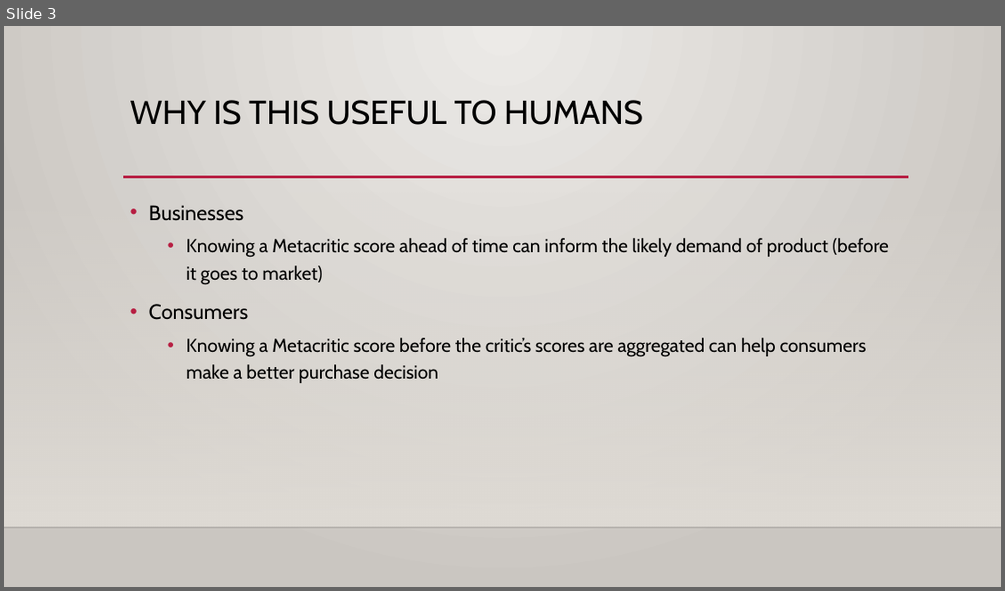
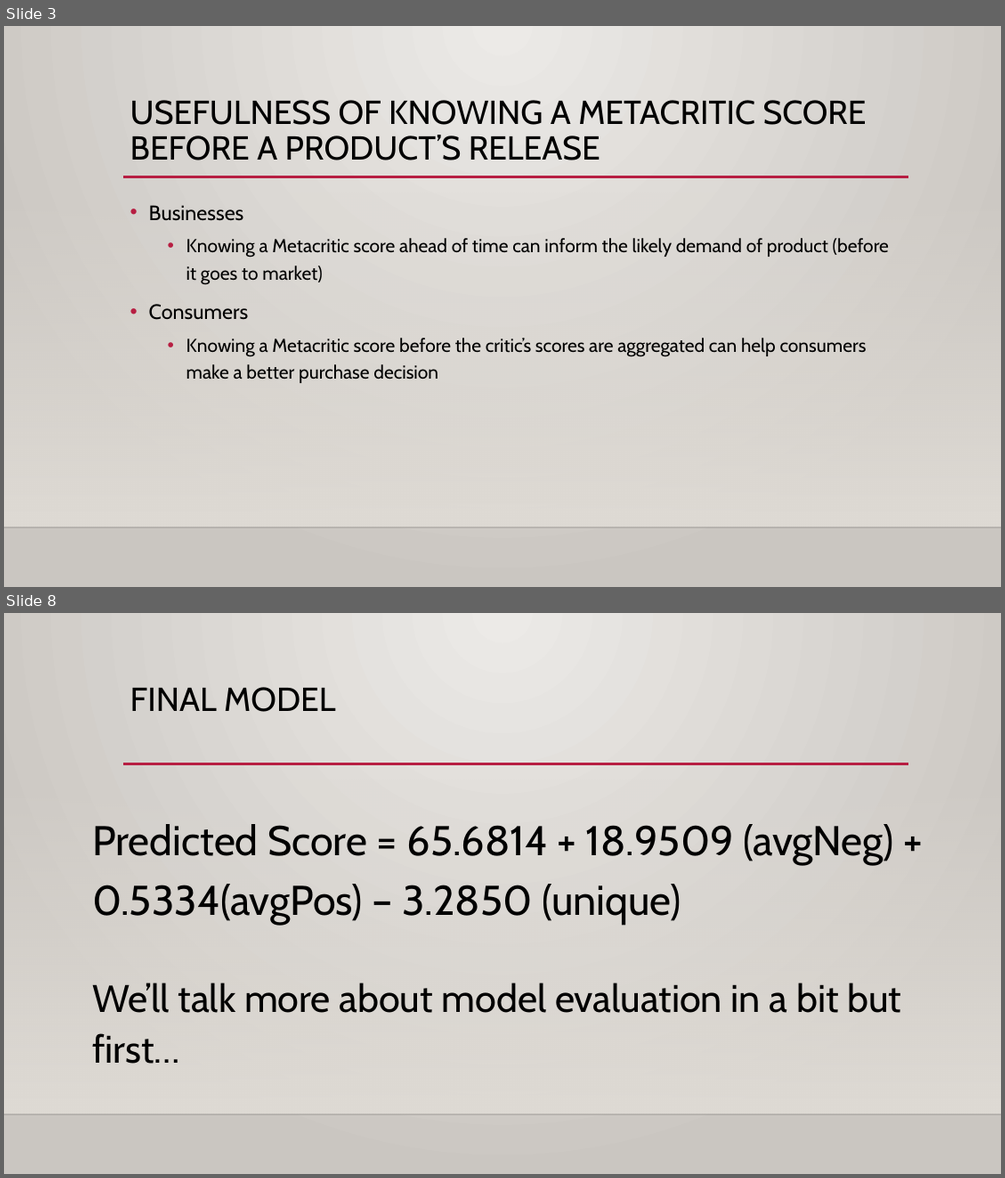
Before and after one commit to amspies/cse408, a slide deck: Project_3_Proposal.pptx. Shown one above the other, each under a label of ours: slide 3 before the commit, slides 3 and 8 after it; the slides between them are not shown. The pictures are 1005x591 and 1005x1178 pixels, drawn with LibreOffice and Linux fonts; fonts in the diff are those of the drawing; background and template pictures are left out. Boxes give left, top, right and bottom in pixels: in the first picture for what was removed or moved away, otherwise in the second. Text is boxed around its words. In the diff, an @@ line names an element or a change of style, - is before the commit and + after.

```diff
--- a/Project_3_Proposal.pptx
+++ b/Project_3_Proposal.pptx
@@ slide 8 added at [4, 613, 1001, 1174], background gradient #ECEAE7 to #CAC7C1; not listed: 3 template elements that a slide beside it also shows @@
@@ title added at [130, 687, 335, 712], 32 pt, text #000000 @@
+FINAL MODEL
@@ text added at [92, 824, 894, 925], 40 pt, text #000000 @@
+Predicted Score = 65.6814 + 18.9509 (avgNeg) + 0.5334(avgPos) – 3.2850 (unique)
@@ text added at [92, 982, 901, 1063], 37 pt, text #000000 @@
+We’ll talk more about model evaluation in a bit but first…
@@ slide 3 changed as well @@
@@ title at [130, 100, 866, 160]: text changed @@
-WHY IS THIS USEFUL TO HUMANS
+USEFULNESS OF KNOWING A METACRITIC SCORE BEFORE A PRODUCT’S RELEASE
```
Also in this commit, not shown: 4 other slides changed, 7 other slides added, 2 slides removed, 3 other files.
